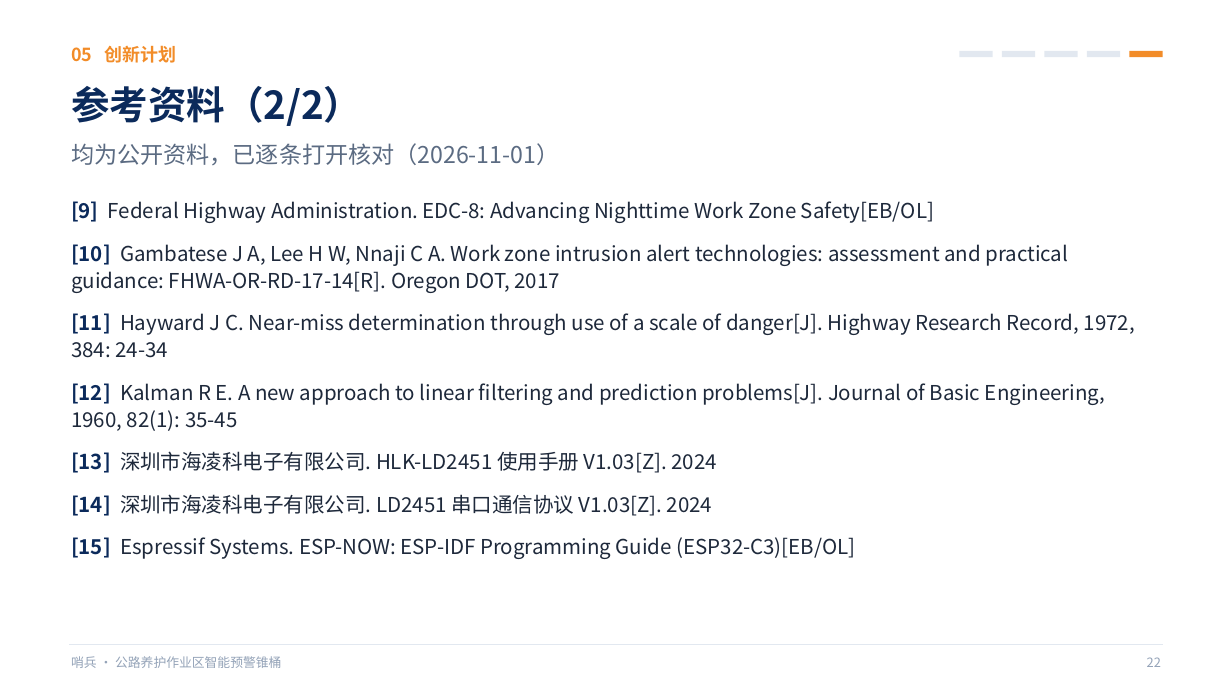
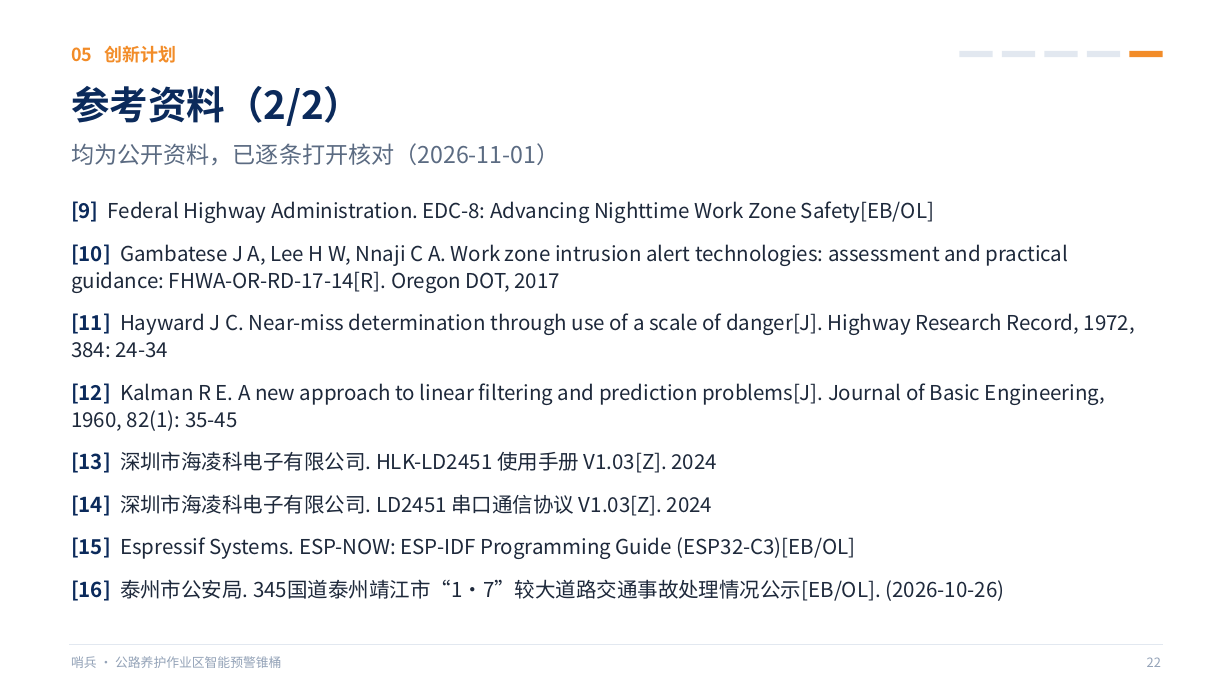
Before and after one commit to wy165611/smart-warning-cone, a slide deck: slide 22 of competition/challenge-cup/哨兵_挑战杯答辩PPT.pptx. Drawn at 1232x693 pixels with LibreOffice and Linux fonts; fonts in the diff are those of the drawing. Boxes give left, top, right and bottom in pixels: in the first picture for what was removed or moved away, otherwise in the second. Text is boxed around its words. In the diff, an @@ line names an element or a change of style, - is before the commit and + after.

Commit message:
docs(挑战杯): 补充泰州345国道靖江养护区追尾国内案例
依据泰州市公安局「1·7」公示写入申报书、答辩PPT与项目说明书；全国汇总统计仍待补。

```diff
--- a/competition/challenge-cup/哨兵_挑战杯答辩PPT.pptx
+++ b/competition/challenge-cup/哨兵_挑战杯答辩PPT.pptx
@@ text at [71, 579, 1004, 601]: paragraph added @@
+[16] 泰州市公安局. 345国道泰州靖江市“1·7”较大道路交通事故处理情况公示[EB/OL]. (2026-10-26)
```
Also in this commit, not shown: 1 other slide changed, 8 other files.
